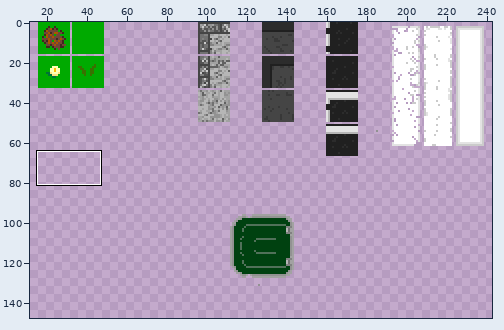
Sprite sheet: Assets/Graph/images/sol_urbain.png. The picture above shows the old version from afar; the outline marks the close-up.
Close-up. Before the edit:
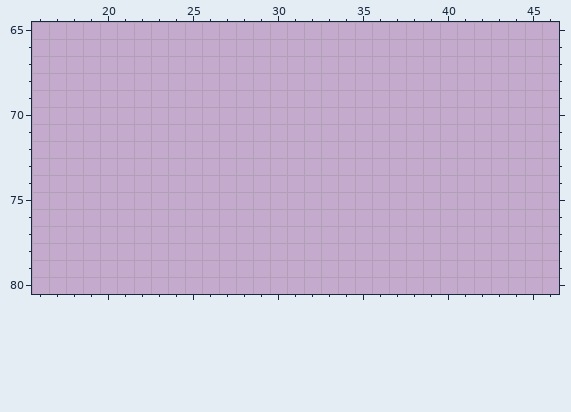
The file is 320x320 pixels. Colours within 5 levels of each other are drawn and written as one. Shown: x 16..46, y 65..80. The wide view leaves out empty margins. The commit also changed other parts of the picture, which this record leaves out.
The result:
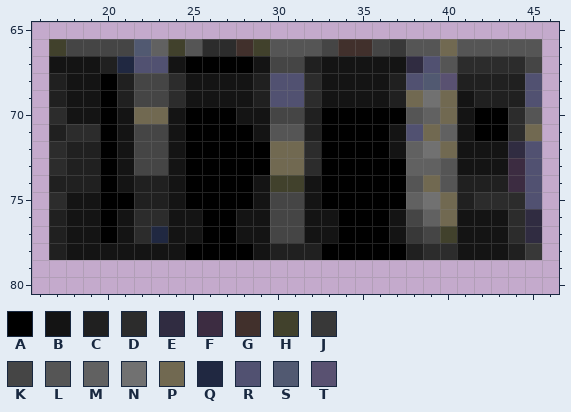
Palette (. is transparent): A #000000  B #141414  C #202020  D #2c2c2c  E #302c41  F #3c2c41  G #41302c  H #41412c  J #383838  K #454545  L #555555  M #616161  N #717171  P #716951  Q #202841  R #515171  S #515971  T #595171
From old to new:
y 66: x 17..45 ............................. -> HKKKKSMHLDDGHLLLKGGKJLLPLLLLL
y 67: x 17..45 ............................. -> BBBCQRRBAAAABKKCBBBBBERLDDDDK
y 68: x 17..45 ............................. -> CBBACKKDBBBBCRRDBBBBCRSTCCCCR
y 69: x 17..45 ............................. -> CBBACKKDBBBBCRRDBBBBCPNPBCCCR
y 70: x 17..45 ............................. -> DBBABPPBAAABBKKCAAAAALMPBAADL
y 71: x 17..45 ............................. -> CDDABKKBAAAABLLCAAAABRPMBAADP
y 72: x 17..45 ............................. -> DCCABKKBAAAAAPPDAAAABMNPBBBER
y 73: x 17..45 ............................. -> DCCABKKBAAAAAPPDAAAAAMMLBBBFR
y 74: x 17..45 ............................. -> CCCABCCBAAAABHHBAAAAALPLCCCFR
y 75: x 17..45 ............................. -> DBBAACCBAAAABKKBAAAAAMNPCDDDR
y 76: x 17..45 ............................. -> CBBABDDBBAABBKKBBAAABKMPBBBDE
y 77: x 17..45 ............................. -> CBBABDQBBAABBKKBBAAABJKHBBBDE
y 78: x 17..45 ............................. -> CBBBBBBBAAAABCCCAAAAACDDBBBCJ
Changed places in both close-ups, as pixel boxes (x1, y1, x2, y2):
added: (49, 39, 542, 260)
